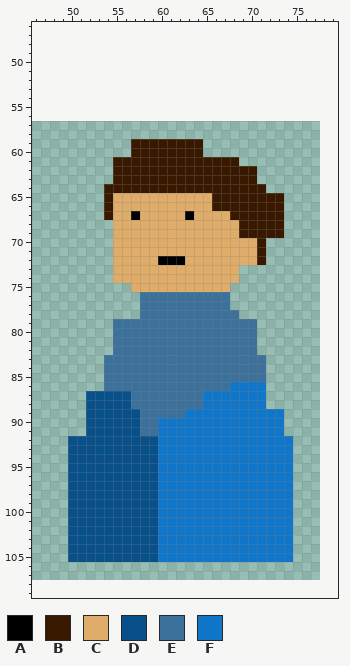
Sprite sheet, stored at images/Informer.png. That is the earlier state.
The file is 32x51 pixels. Shown: x 46..79, y 46..109. The old version is drawn lined up with the new one, on the new canvas.
Palette (. is transparent): A #000000  B #381900  C #e0ac69  D #085089  E #3c719b  F #0f76c9
Pixels before, first column x 50:
 59 .......BBBBBBBB..........
 60 .......BBBBBBBB..........
 61 .....BBBBBBBBBBBBBB......
 62 .....BBBBBBBBBBBBBBBB....
 63 .....BBBBBBBBBBBBBBBB....
 64 ....BBBBBBBBBBBBBBBBBB...
 65 ....BCCCCCCCCCCCBBBBBBBB.
 66 ....BCCCCCCCCCCCBBBBBBBB.
 67 ....BCCACCCCCACCCCBBBBBB.
 68 .....CCCCCCCCCCCCCCBBBBB.
 69 .....CCCCCCCCCCCCCCBBBBB.
 70 .....CCCCCCCCCCCCCCCCB...
 71 .....CCCCCCCCCCCCCCCCB...
 72 .....CCCCCAAACCCCCCCCB...
 73 .....CCCCCCCCCCCCCC......
 74 .....CCCCCCCCCCCCCC......
 75 .......CCCCCCCCCCC.......
 76 ........EEEEEEEEEE.......
 77 ........EEEEEEEEEE.......
 78 ........EEEEEEEEEEE......
 79 .....EEEEEEEEEEEEEEEE....
 80 .....EEEEEEEEEEEEEEEE....
 81 .....EEEEEEEEEEEEEEEE....
 82 .....EEEEEEEEEEEEEEEE....
 83 ....EEEEEEEEEEEEEEEEEE...
 84 ....EEEEEEEEEEEEEEEEEE...
 85 ....EEEEEEEEEEEEEEEEEE...
 86 ....EEEEEEEEEEEEEEFFFF...
 87 ..DDDDDEEEEEEEEFFFFFFF...
 88 ..DDDDDEEEEEEEEFFFFFFF...
 89 ..DDDDDDEEEEEFFFFFFFFFFF.
 90 ..DDDDDDEEFFFFFFFFFFFFFF.
 91 ..DDDDDDEEFFFFFFFFFFFFFF.
 92 DDDDDDDDDDFFFFFFFFFFFFFFF
 93 DDDDDDDDDDFFFFFFFFFFFFFFF
 94 DDDDDDDDDDFFFFFFFFFFFFFFF
 95 DDDDDDDDDDFFFFFFFFFFFFFFF
 96 DDDDDDDDDDFFFFFFFFFFFFFFF
 97 DDDDDDDDDDFFFFFFFFFFFFFFF
 98 DDDDDDDDDDFFFFFFFFFFFFFFF
 99 DDDDDDDDDDFFFFFFFFFFFFFFF
100 DDDDDDDDDDFFFFFFFFFFFFFFF
101 DDDDDDDDDDFFFFFFFFFFFFFFF
102 DDDDDDDDDDFFFFFFFFFFFFFFF
103 DDDDDDDDDDFFFFFFFFFFFFFFF
104 DDDDDDDDDDFFFFFFFFFFFFFFF
105 DDDDDDDDDDFFFFFFFFFFFFFFF
The result:
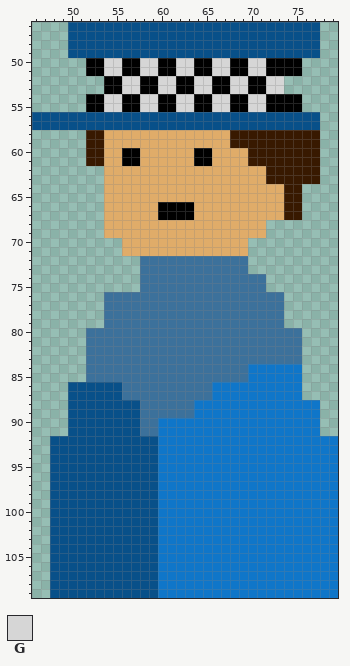
Colours new in this view: G #d6d6d6
What changed:
canvas 32x51 -> 128x128, the old top-left corner now at 46,57
There is now colour A in rows 50 to 51 at x 52 to 53, 56 to 57, 60 to 61, 64 to 65, 68 to 69 and 72 to 75; in rows 52 to 53 at x 54 to 55, 58 to 59, 62 to 63, 66 to 67 and 70 to 71; in rows 54 to 55 at x 52 to 53, 56 to 57, 60 to 61, 64 to 65, 68 to 69 and 72 to 75; in row 60 at x 56 and 65.
The edit turns colour B into colour A in row 60 at x 57 and 64; in row 61 at x 56 to 57 and 64 to 65.
The edit turns colour C into colour A in row 66 at x 60 to 63; in row 67 at x 60 to 62.
There is now colour B in rows 58 to 59 at x 52 to 53 and 68 to 77; in rows 60 to 61 at x 52 to 53 and 70 to 77; in rows 62 to 63 at x 72 to 77; in rows 64 to 67 at x 74 to 75.
There is now colour C in row 58 at x 54 to 67; in row 59 at x 54 to 56 and 65 to 67; in row 60 at x 54 to 55 and 66 to 69; in row 61 at x 54 and 69; in rows 62 to 63 at x 54 and 71; in row 64 at x 72 to 73.
There is now colour C in rows 68 to 69 at x 54.
The edit turns colour A into colour C in row 67 at x 57.
The edit turns colour B into colour C in row 59 at x 57 to 64; in row 60 at x 58 to 63; in row 61 at x 55, 58 to 63 and 66 to 68; in rows 62 to 63 at x 55 to 70; in row 64 at x 54 to 71; in rows 65 to 66 at x 54 and 66 to 73.
The edit turns colour B into colour C in row 67 at x 54 and 68 to 73; in rows 68 to 69 at x 69 to 71.
There is now colour D in rows 46 to 49 at x 50 to 77; in rows 56 to 57 at x 46 to 77; in row 86 at x 50 to 53; in rows 87 to 91 at x 50 to 51; in rows 92 to 105 at x 48 to 49; in rows 106 to 109 at x 48 to 59.
The edit turns colour E into colour D in row 86 at x 54 to 55; in row 88 at x 57.
There is now colour E in row 73 at x 69; in row 74 at x 69 to 71; in row 75 at x 68 to 71; in rows 76 to 77 at x 54 to 57 and 68 to 73; in row 78 at x 54 to 57 and 69 to 73; in row 79 at x 54 and 71 to 73.
There is now colour E in rows 80 to 82 at x 52 to 54 and 71 to 75; in row 83 at x 52 to 53 and 72 to 75; in rows 84 to 85 at x 52 to 53.
The edit turns colour A into colour E in row 72 at x 60 to 62.
The edit turns colour C into colour E in row 72 at x 58 to 59 and 63 to 69; in rows 73 to 74 at x 58 to 68; in row 75 at x 58 to 67.
The edit turns colour D into colour E in row 87 at x 56.
The edit turns colour F into colour E in row 87 at x 65; in row 89 at x 63.
There is now colour F in rows 84 to 87 at x 72 to 75; in row 88 at x 72 to 77; in rows 89 to 91 at x 74 to 77; in rows 92 to 105 at x 75 to 79; in rows 106 to 109 at x 60 to 79.
The edit turns colour E into colour F in rows 84 to 85 at x 70 to 71; in row 86 at x 66 to 67; in row 88 at x 64.
There is now colour G in rows 50 to 51 at x 54 to 55, 58 to 59, 62 to 63, 66 to 67 and 70 to 71; in rows 52 to 53 at x 56 to 57, 60 to 61, 64 to 65, 68 to 69 and 72 to 73; in rows 54 to 55 at x 54 to 55, 58 to 59, 62 to 63, 66 to 67 and 70 to 71.
The author cleared colour B in rows 68 to 69 at x 72 to 73; in rows 70 to 72 at x 71.
The author cleared colour C in rows 70 to 71 at x 55 and 70; in row 72 at x 55 to 57 and 70; in rows 73 to 74 at x 55 to 57; in row 75 at x 57.
Where, in picture pixels (left, top, right, bottom), the same in both pictures:
changed: (32, 22, 338, 598)
